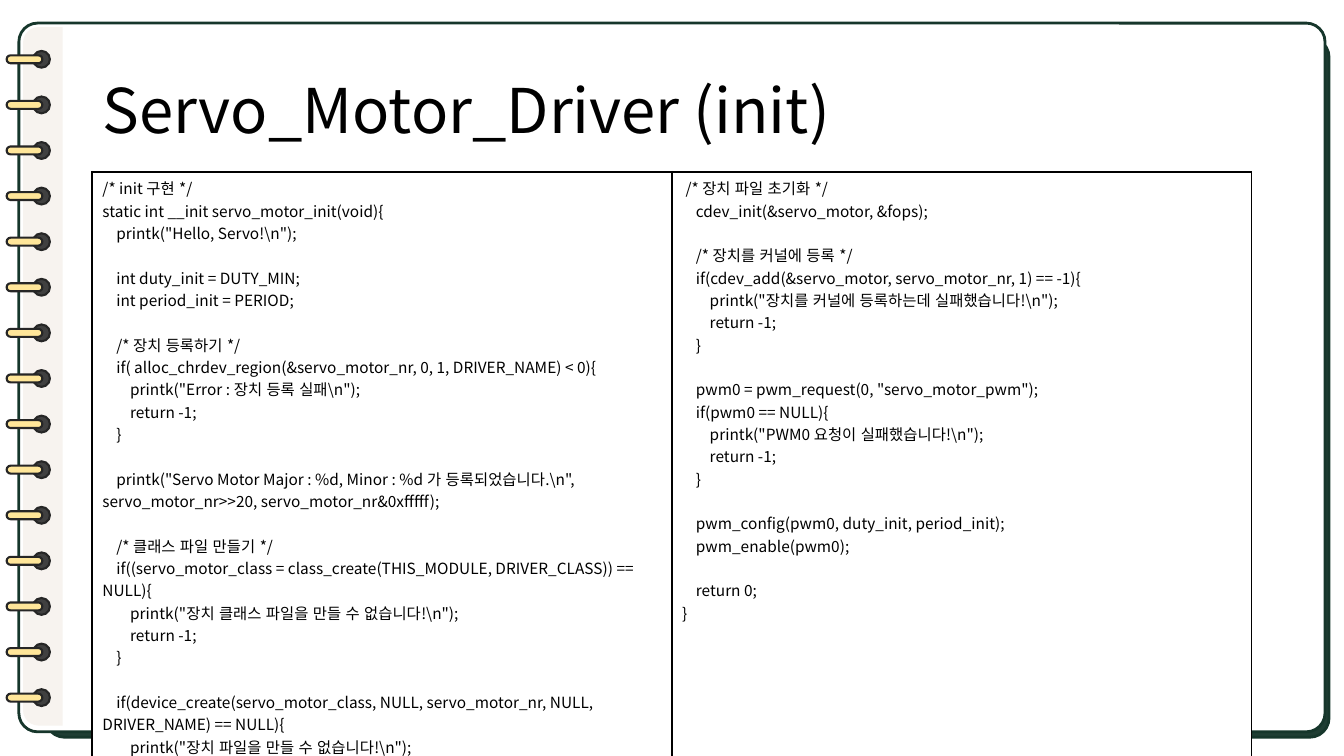
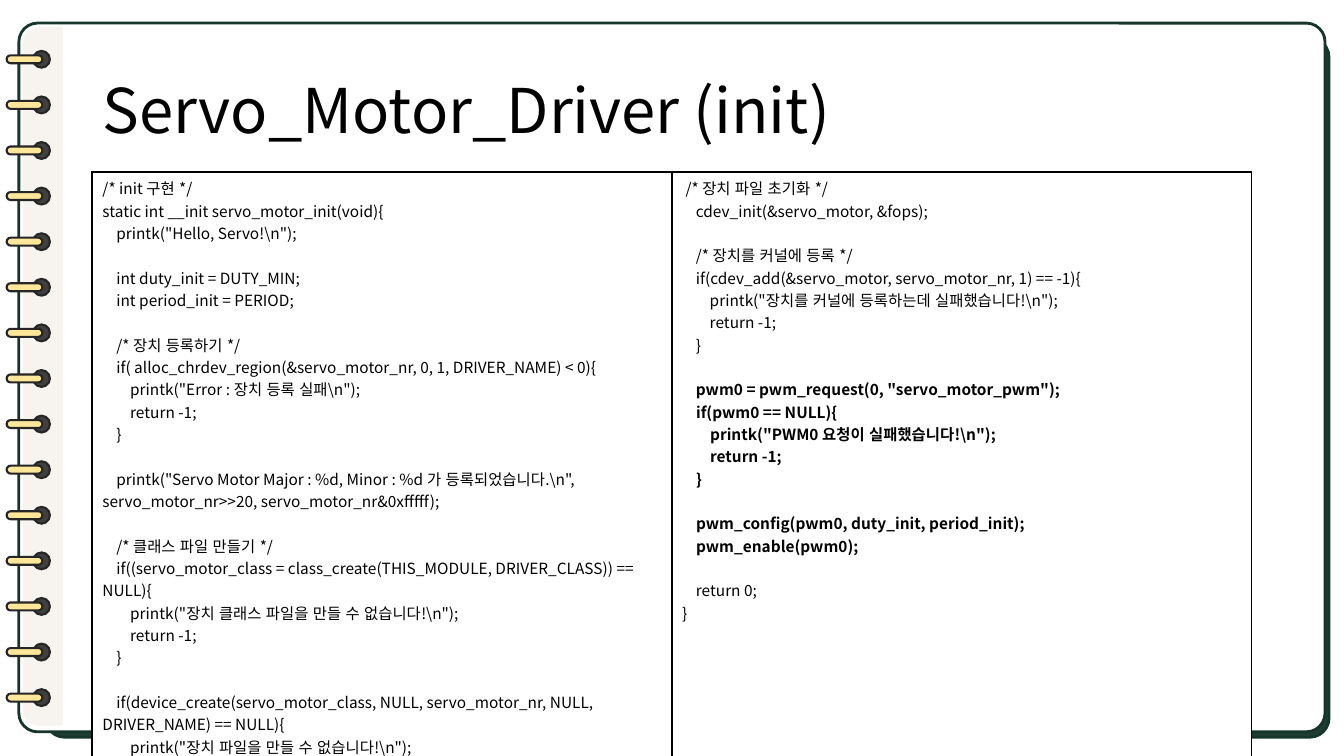
Before and after one commit to binn328/IoT_Project, a slide deck: slide 10 of Documents/2nd_Presentation/IoT_PPT_Font.pptx. Drawn at 1344x756 pixels with LibreOffice and Linux fonts; fonts in the diff are those of the drawing. Boxes give left, top, right and bottom in pixels: in the first picture for what was removed or moved away, otherwise in the second. Text is boxed around its words. In the diff, an @@ line names an element or a change of style, - is before the commit and + after.

```diff
--- a/Documents/2nd_Presentation/IoT_PPT_Font.pptx
+++ b/Documents/2nd_Presentation/IoT_PPT_Font.pptx
@@ table at (93, 171, 1252, 756) @@
@@ bold on in "pwm0 = pwm_request(0, "servo_motor_pwm");", "if(pwm0 == NULL){", "printk("PWM0 요청이 실패했습니다!\n");", "return -1;" and 3 more places @@
```
Also in this commit, not shown: 3 other slides changed.
